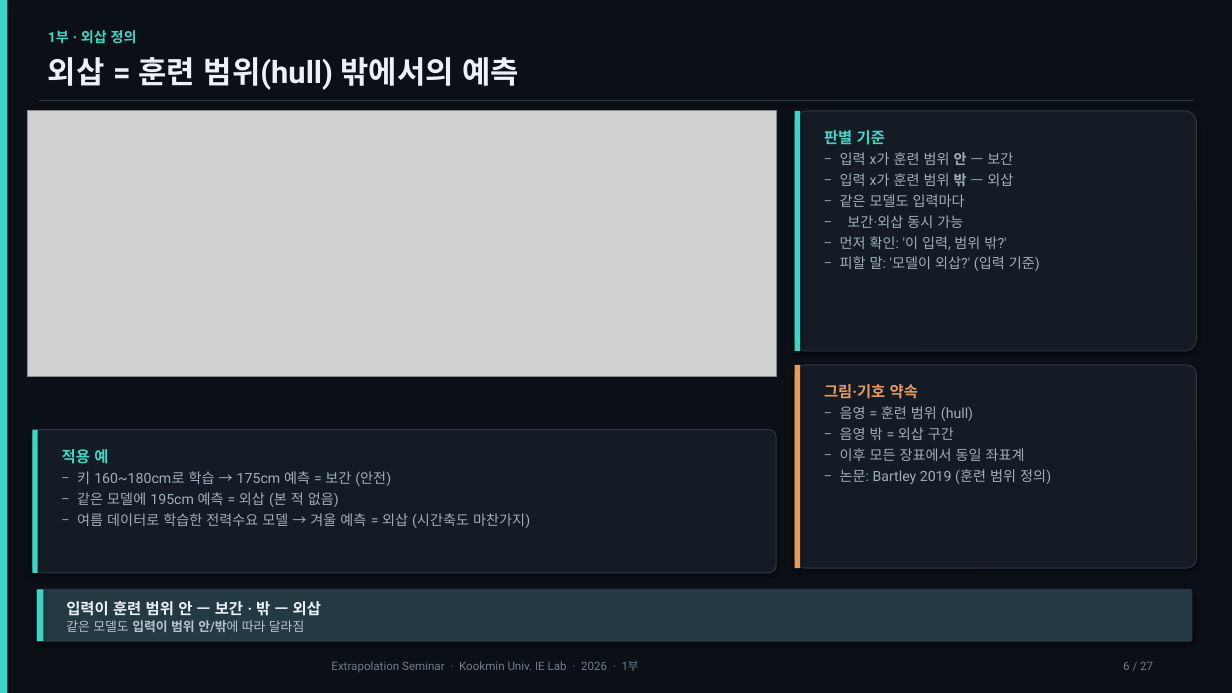
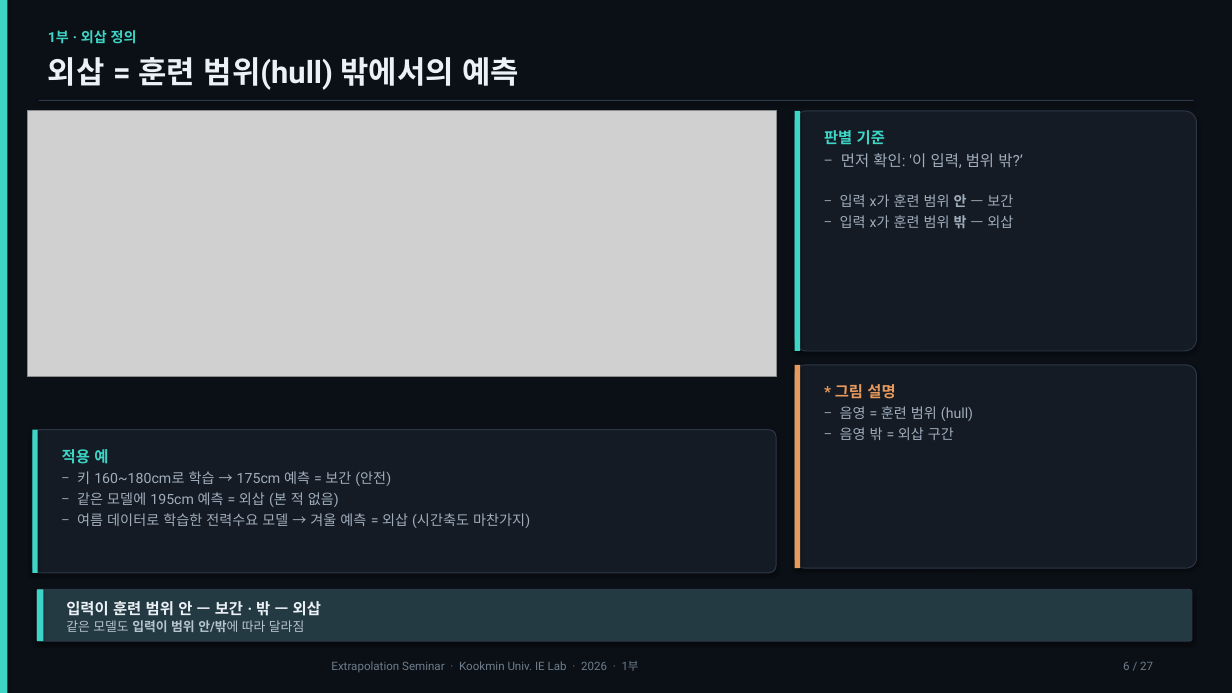
Before and after one commit to amumujs-create/literec_study, a slide deck: slide 6 of extrapolation-papers/외삽_50분_발표자료_v8[Repaired].pptx. Drawn at 1232x693 pixels with LibreOffice and Linux fonts; fonts in the diff are those of the drawing; grey boxes stand for pictures. Boxes give left, top, right and bottom in pixels: in the first picture for what was removed or moved away, otherwise in the second. Text is boxed around its words. In the diff, an @@ line names an element or a change of style, - is before the commit and + after.

```diff
--- a/extrapolation-papers/외삽_50분_발표자료_v8[Repaired].pptx
+++ b/extrapolation-papers/외삽_50분_발표자료_v8[Repaired].pptx
@@ text at <box>841,153,1023,168</box>: paragraph added @@
+– 먼저 확인: '이 입력, 범위 밖?’
@@ text at <box>840,194,1040,271</box>: paragraphs removed @@
-– 같은 모델도 입력마다
-– 보간·외삽 동시 가능
-– 먼저 확인: '이 입력, 범위 밖?'
-– 피할 말: '모델이 외삽?' (입력 기준)
@@ text at <box>835,384,895,399</box>: text changed @@
-그림·기호 약속
+* 그림 설명
@@ text at <box>840,448,1051,484</box>: paragraphs removed @@
-– 이후 모든 장표에서 동일 좌표계
-– 논문: Bartley 2019 (훈련 범위 정의)
```
Also in this commit, not shown: 10 other slides changed, 1 slide added, 3 slides removed, 1 other file.
